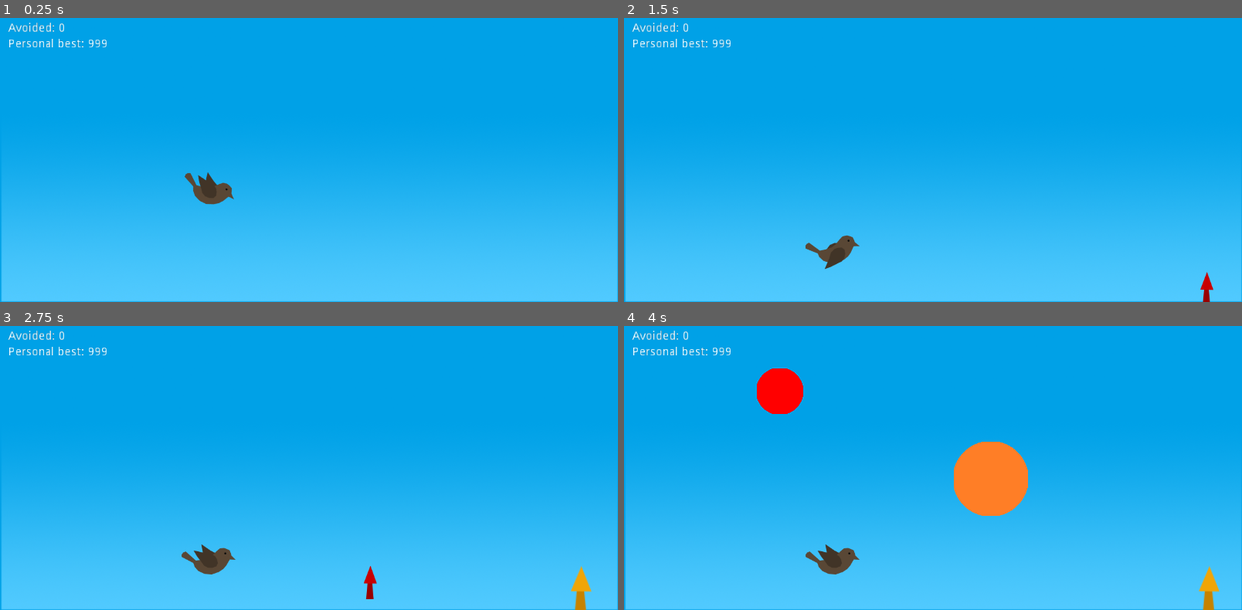
Above: before the commit, frames 1-4 (two rows, left to right).
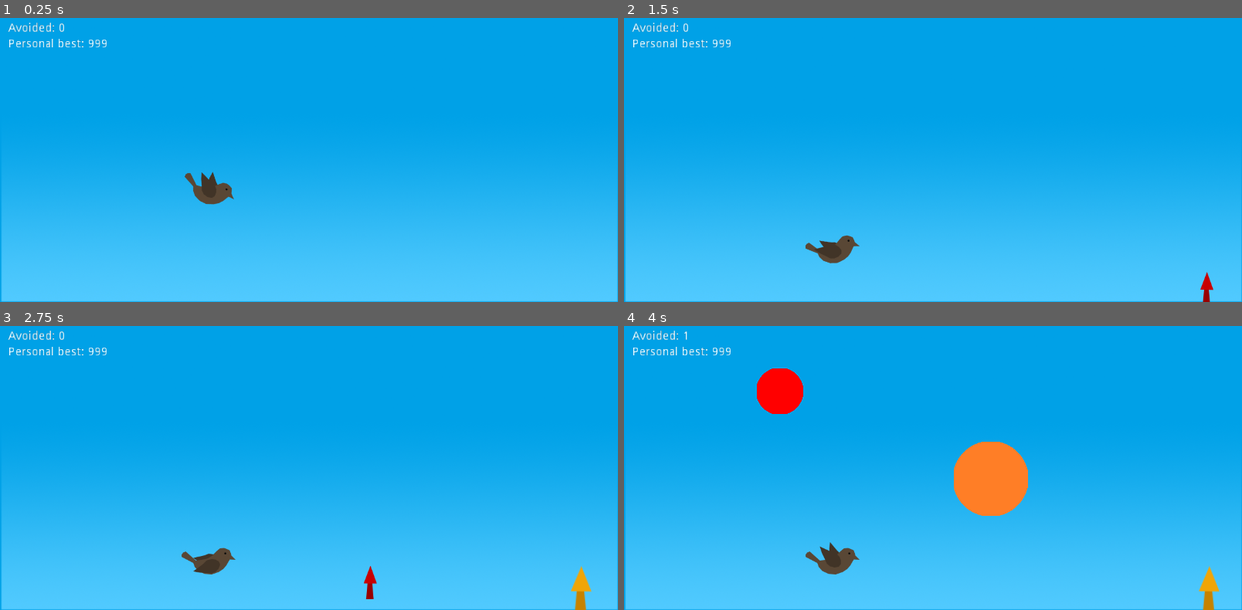
Above: after the commit, the same moments.

Repository: cuadrakev/Mint-Griffon-Game
Game: Godot game, scene res://scenes/Game.tscn
The game is run twice, just before and just after one commit, with the same random seed, the same clock (stepped at 60 frames per second) and the same inputs.
Inputs (mouse positions are in pixels of both pictures, inside the frame that each line leads up to):
- Up to frame 1 (0.25 s): no input
- Up to frame 2 (1.5 s): move the mouse to (1068, 137) at 0.52 s; click (1068, 137) at 0.67 s; move the mouse to (809, 165) at 1.27 s; click (809, 165) at 1.42 s
- Up to frame 3 (2.75 s): move the mouse to (370, 394) at 2.02 s; click (370, 394) at 2.17 s
- Up to frame 4 (4 s): move the mouse to (902, 519) at 2.77 s; click (902, 519) at 2.92 s; move the mouse to (1118, 504) at 3.52 s; click (1118, 504) at 3.67 s

The runs differ from the first frame. In frame 1, less than 0.1% of the frame differs, in the area x 32-36%, y 54-60%; in frame 2, less than 0.1%; in frame 3, less than 0.1%, in the area x 31-35%, y 76-87%; in frame 4, less than 0.1%.

Commit message:
Small adjustment

Diff:
--- a/scenes/FireworksNode.tscn
+++ b/scenes/FireworksNode.tscn
@@ -32,5 +32,4 @@
 scale = Vector2( 8, 8 )
 shape = SubResource( 1 )
 
-[connection signal="tree_exited" from="." to="." method="_on_FireworksNode_tree_exited"]
 [connection signal="body_entered" from="Explosion/Area2D" to="." method="_on_Area2D_body_entered"]
--- a/scenes/Game.tscn
+++ b/scenes/Game.tscn
@@ -70,7 +70,7 @@
 
 [node name="AnimatedSprite" type="AnimatedSprite" parent="Bird"]
 frames = SubResource( 2 )
-frame = 6
+frame = 8
 playing = true
 
 [node name="Sprite" type="Sprite" parent="Bird"]
--- a/scripts/FireworksNode.gd
+++ b/scripts/FireworksNode.gd
@@ -9,6 +9,8 @@
 var variance = 140
 var initVel
 
+var flag = true
+
 export var startPos: float
 
 func _ready():
@@ -18,8 +20,10 @@
 func _process(delta):
 	var mult = get_node("/root/Scene").speedMult
 	position.x -= SPEED * delta * mult
+	if position.x < 200 and flag:
+		get_node("/root/Scene/CanvasLayer/Avoided").updateText()
+		flag = false
 	if position.x < -50 :
-		get_node("/root/Scene/CanvasLayer/Avoided").updateText()
 		queue_free()
 	if position.x < startPos and get_node("Explosion").visible == false:
 		position.y -= initVel * delta * mult
